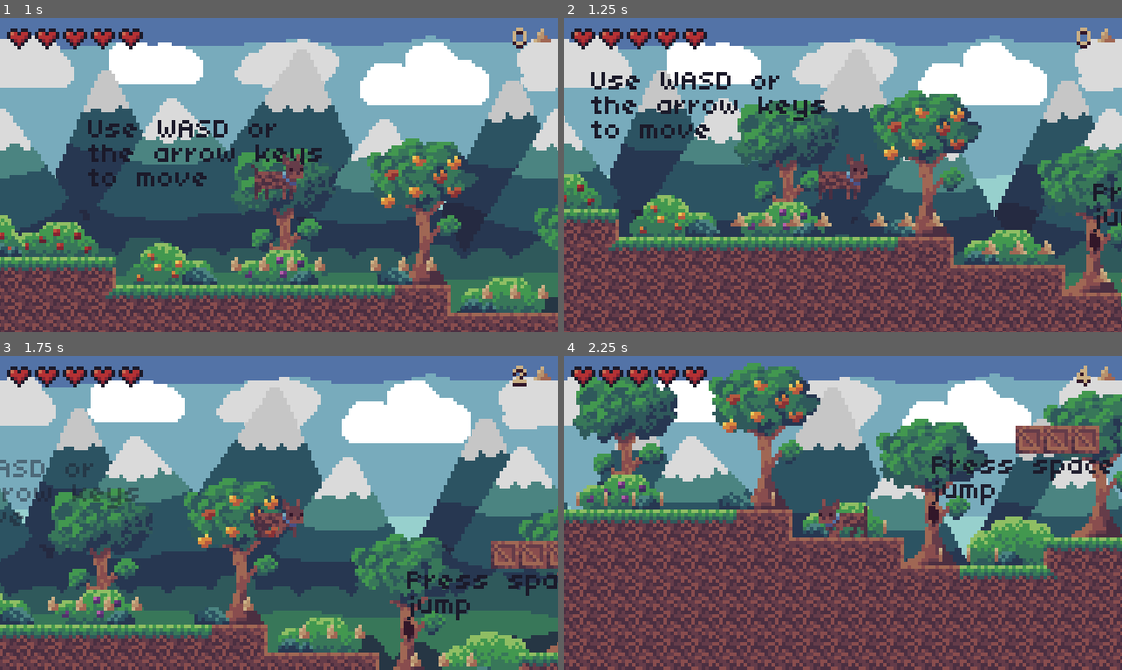
Above: before the commit, frames 1-4 (two rows, left to right).
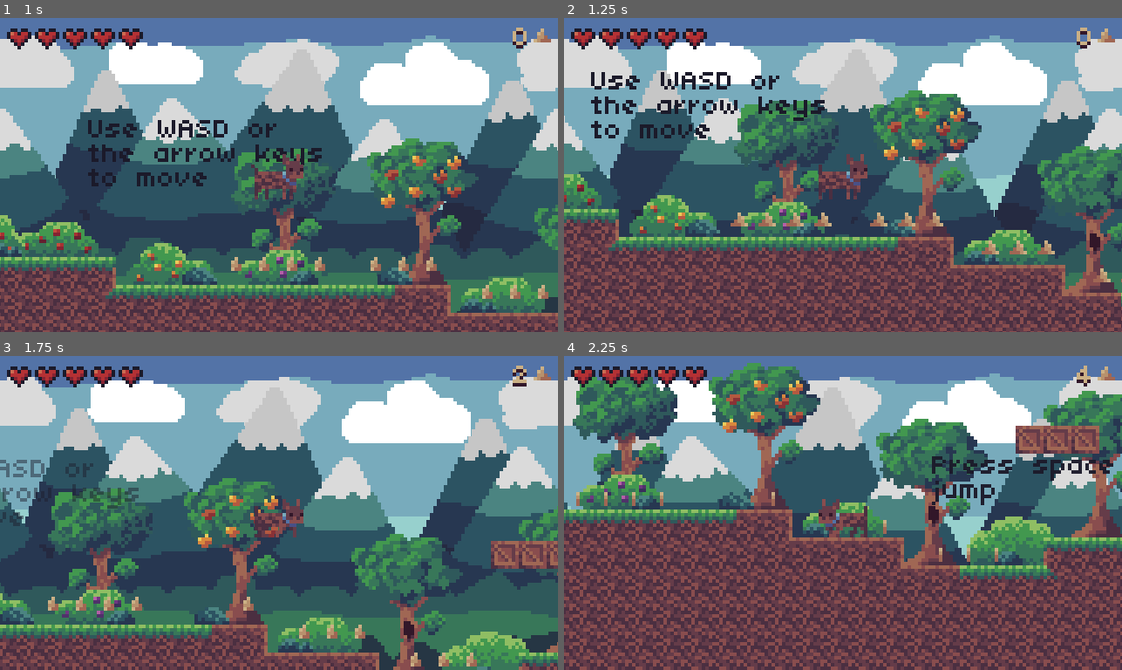
Above: after the commit, the same moments.

Repository: endercat126/pog-dog-simulator
Game: Godot game, scene res://levels/DEMO/DemoLevel1.tscn
The game is run twice, just before and just after one commit, with the same random seed, the same clock (stepped at 60 frames per second) and the same inputs. This scene is started directly instead of the project's main scene. Sound files missing from this copy of the repository are replaced by a short silence.
Inputs:
- Up to frame 1 (1 s): tap Space (world_jump) at 0.5, 0.77 s; hold Right (world_right) from 0.53 s (still down)
- Up to frame 2 (1.25 s): keep holding Right (world_right)
- Up to frame 3 (1.75 s): keep holding Right (world_right); tap Space (world_jump) at 1.25, 1.52 s
- Up to frame 4 (2.25 s): tap Space (world_jump) at 2 s; release Right (world_right) at 2.03 s; hold Left (world_left) from 2.03 s (still down)

Frame 1 is identical in both runs. In frame 2, 0.2% of the frame differs, in the area x 94-100%, y 52-69%; in frame 3, 0.8%, in the area x 72-100%, y 68-85%; in frame 4, nothing differs.

Commit message:
???

Diff:
--- a/levels/DEMO/DemoLevel1.gd
+++ /dev/null
@@ -1,5 +0,0 @@
-extends Node2D
-
-func _ready():
-	Global.viewport_container = $ViewportContainer
-	Global.viewport = $ViewportContainer/Viewport
--- a/levels/DEMO/DemoLevel1.tscn
+++ b/levels/DEMO/DemoLevel1.tscn
@@ -18,7 +18,6 @@
 [ext_resource path="res://prefabs/Tree.tscn" type="PackedScene" id=16]
 [ext_resource path="res://prefabs/Bush.tscn" type="PackedScene" id=17]
 [ext_resource path="res://prefabs/Rock.tscn" type="PackedScene" id=18]
-[ext_resource path="res://levels/DEMO/DemoLevel1.gd" type="Script" id=19]
 [ext_resource path="res://sounds/sfx/chip.wav" type="AudioStream" id=20]
 [ext_resource path="res://sounds/sfx/heal.wav" type="AudioStream" id=21]
 [ext_resource path="res://sprites/bosco/bosco.png" type="Texture" id=22]
@@ -26,6 +25,8 @@
 [ext_resource path="res://sounds/sfx/hurt.wav" type="AudioStream" id=24]
 [ext_resource path="res://sprites/bosco/collar.png" type="Texture" id=25]
 [ext_resource path="res://sounds/sfx/explosion.wav" type="AudioStream" id=26]
+
+[sub_resource type="GDScript" id=13]
 
 [sub_resource type="Animation" id=1]
 length = 0.001
@@ -174,7 +175,7 @@
 region = Rect2( 0, 0, 8, 8 )
 
 [node name="DemoLevel1" type="Node2D"]
-script = ExtResource( 19 )
+script = SubResource( 13 )
 
 [node name="Bosco" type="KinematicBody2D" parent="." groups=["Player"]]
 position = Vector2( 56, 40 )
@@ -512,6 +513,10 @@
 [node name="Tip2" parent="." instance=ExtResource( 10 )]
 position = Vector2( 208, 64 )
 text = "Press space to jump"
+
+[node name="Tip3" parent="." instance=ExtResource( 10 )]
+position = Vector2( 528, 40 )
+text = "Do not eat the bees."
 
 [node name="Void" type="Area2D" parent="."]
 script = ExtResource( 14 )
--- a/levels/DEMO/DemoLevel2.tscn
+++ b/levels/DEMO/DemoLevel2.tscn
@@ -9,6 +9,7 @@
 [ext_resource path="res://scripts/ChipCount.gd" type="Script" id=7]
 [ext_resource path="res://font/TinyUnicode.tres" type="DynamicFont" id=8]
 [ext_resource path="res://prefabs/Fade.tscn" type="PackedScene" id=9]
+[ext_resource path="res://prefabs/Tip.tscn" type="PackedScene" id=10]
 [ext_resource path="res://scripts/HealthBar.gd" type="Script" id=11]
 [ext_resource path="res://sprites/objects/chip.png" type="Texture" id=12]
 [ext_resource path="res://prefabs/Bee.tscn" type="PackedScene" id=13]
@@ -224,6 +225,7 @@
 [node name="Flag" parent="ForegroundObjects" instance=ExtResource( 15 )]
 position = Vector2( 456, 48 )
 scale = Vector2( -1, 1 )
+next_level = "res://levels/DEMO/DemoLevel3.tscn"
 
 [node name="Bosco" parent="." instance=ExtResource( 4 )]
 position = Vector2( 56, 40 )
@@ -288,4 +290,8 @@
 
 [node name="Fade" parent="." instance=ExtResource( 9 )]
 
+[node name="Tip" parent="." instance=ExtResource( 10 )]
+position = Vector2( 241, 34 )
+text = "These explode"
+
 [connection signal="body_entered" from="Void" to="Void" method="_on_Void_body_entered"]
--- a/prefabs/Tip.tscn
+++ b/prefabs/Tip.tscn
@@ -18,7 +18,7 @@
 "times": PoolRealArray( 0 ),
 "transitions": PoolRealArray( 1 ),
 "update": 0,
-"values": [ Color( 1, 1, 1, 1 ) ]
+"values": [ Color( 1, 1, 1, 0 ) ]
 }
 
 [sub_resource type="Animation" id=198]
@@ -60,6 +60,7 @@
 shape = SubResource( 196 )
 
 [node name="Label" type="Label" parent="."]
+modulate = Color( 1, 1, 1, 0 )
 margin_left = -32.0
 margin_top = -32.0
 margin_right = 40.0
@@ -72,7 +73,6 @@
 autowrap = true
 
 [node name="AnimationPlayer" type="AnimationPlayer" parent="."]
-autoplay = "fade_in"
 anims/RESET = SubResource( 197 )
 anims/fade_in = SubResource( 198 )
 anims/fade_out = SubResource( 199 )
Not shown, added: epic/pog_dog.png.import
Not shown, added: epic/title2.png.import
Not shown: 1 places in levels/DEMO/DemoLevel2.tscn that only renumber resources
Not shown, changed: sounds/music/Menu.wav.import
Not shown, changed: sounds/music/Snowy Dogmas 2.wav.import
Not shown, changed: sounds/music/Snowy Dogmas.wav.import
Not shown, changed: sounds/music/When The Dog Is Pog.wav.import
Not shown, changed: sounds/music/win.wav.import
Not shown, changed: sounds/sfx/chip.wav.import
Not shown, changed: sounds/sfx/click.wav.import
Not shown, changed: sounds/sfx/click2.wav.import
Not shown, changed: sounds/sfx/explosion.wav.import
(and 7 more such lines)
